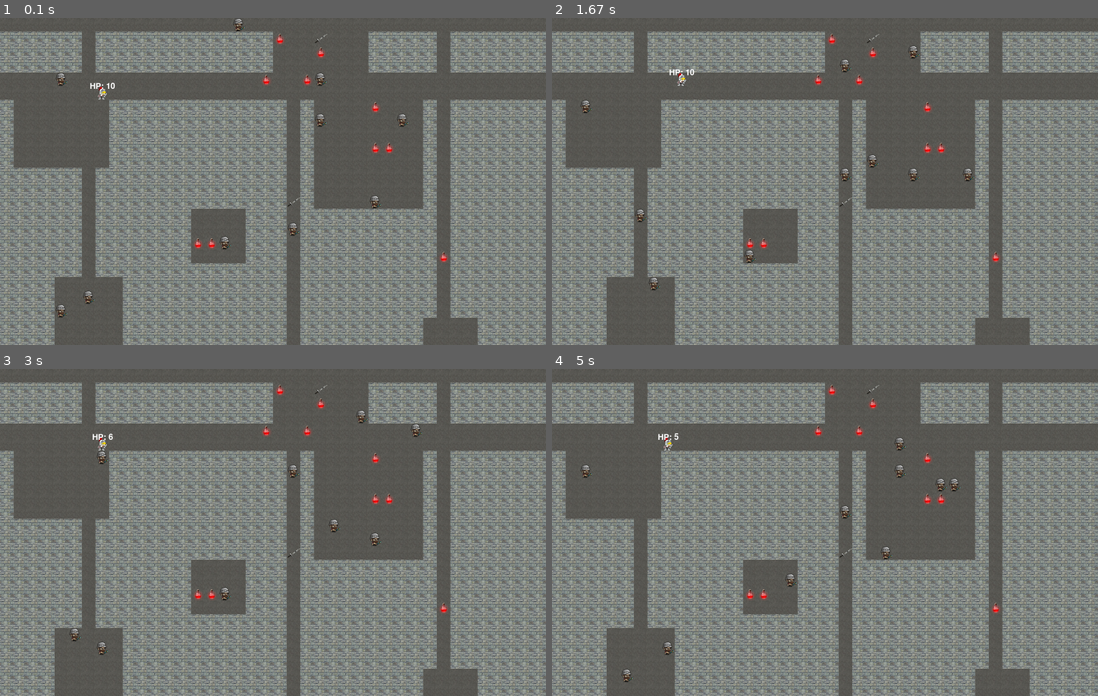
Above: before the commit, frames 1-4 (two rows, left to right).
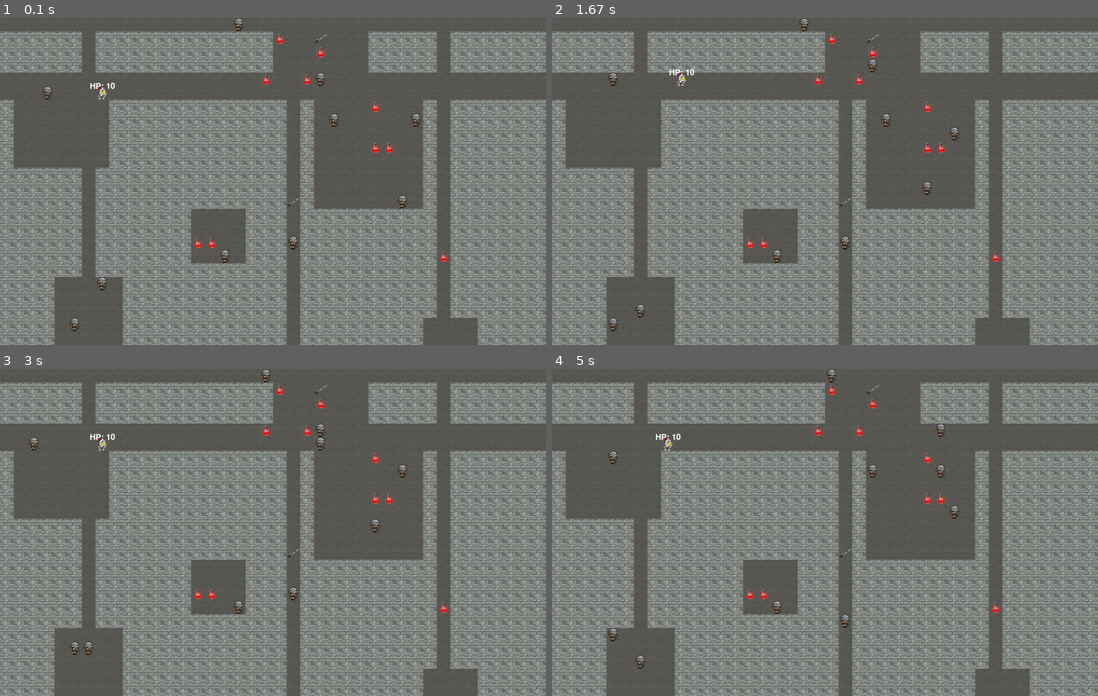
Above: after the commit, the same moments.

Repository: Ashatanka/ROGALIQUE
Game: pygame game, started from rogalique_pygame.py
The game is run twice, just before and just after one commit, with the same random seed, the same clock (stepped at 60 frames per second) and the same inputs.
Inputs:
- Up to frame 1 (0.1 s): no input
- Up to frame 2 (1.67 s): hold Right 0.33-0.8 s; hold Up 0.83-1.13 s; hold Right 1.17-1.63 s
- Up to frame 3 (3 s): hold Left 1.67-2.2 s; hold Down 2.23-2.53 s; hold Left 2.57-2.97 s
- Up to frame 4 (5 s): hold Up 3-3.37 s; hold Right 3.4-4.03 s; hold Down 4.07-4.43 s; hold Left 4.47-4.93 s; hold Right from 4.97 s (still down)

The runs differ from the first frame. In frame 1, 0.6% of the frame differs, in the area x 7-78%, y 16-96%; in frame 2, 0.8%; in frame 3, 0.9%; in frame 4, 0.9%, in the area x 5-75%, y 0-96%.

Commit message:
enemies walks step by step with hero

Diff:
--- a/rogalique_pygame.py
+++ b/rogalique_pygame.py
@@ -26,15 +26,15 @@
                     level.player.sprite.move(0, -1, level)  # Передвижение игрока вверх
                 elif event.key == pygame.K_DOWN:
                     level.player.sprite.move(0, 1, level)  # Передвижение игрока вниз
-
+                # Двигаем врагов после хода игрока
+                for enemy in level.enemies:
+                    enemy.move(level)
         # background
         screen.fill('black')
         # draw a level
         level.draw_tiles()
         pygame.display.update()
         screen.blit(level.player.sprite.image, level.player.sprite.rect)
-        for enemy in level.enemies:
-            enemy.move(level)
         clock.tick(FPS)  # set fps
 
 
